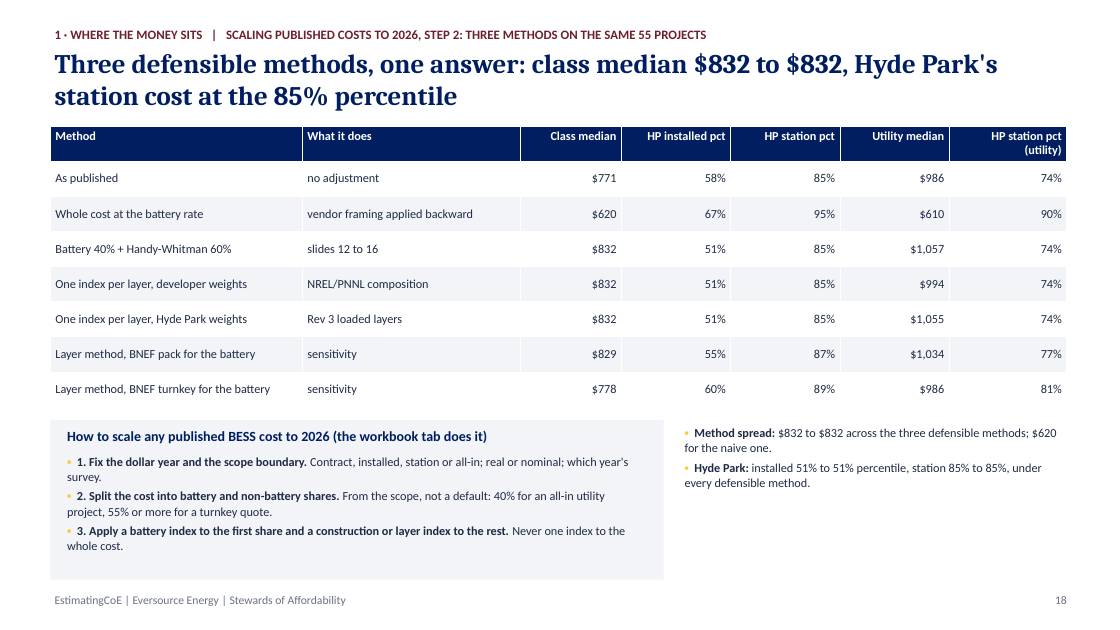
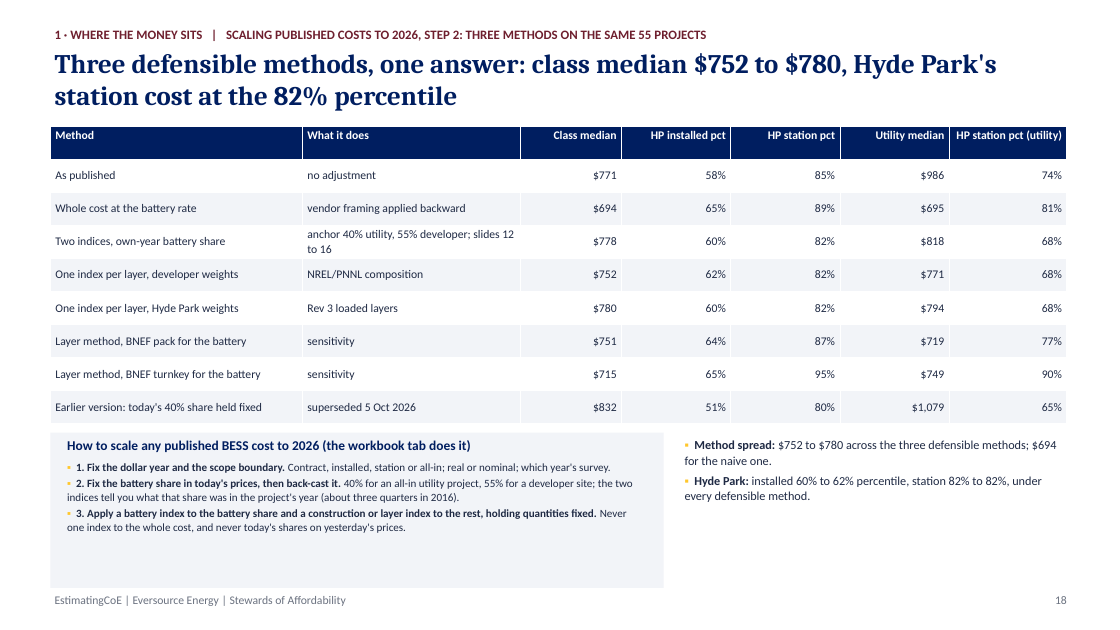
Before and after one commit to gbassaragh/BESS, a slide deck: slide 18 of Hyde Park BESS/6) Cost Analysis Deliverables/Hyde Park BESS - Cost Analysis Deck.pptx. Drawn at 1120x630 pixels with LibreOffice and Linux fonts; fonts in the diff are those of the drawing. Boxes give left, top, right and bottom in pixels: in the first picture for what was removed or moved away, otherwise in the second. Text is boxed around its words. In the diff, an @@ line names an element or a change of style, - is before the commit and + after.

```diff
--- a/Hyde Park BESS/6) Cost Analysis Deliverables/Hyde Park BESS - Cost Analysis Deck.pptx
+++ b/Hyde Park BESS/6) Cost Analysis Deliverables/Hyde Park BESS - Cost Analysis Deck.pptx
@@ text at [55, 53, 997, 111]: text changed @@
-Three defensible methods, one answer: class median $832 to $832, Hyde Park's station cost at the 85% percentile
+Three defensible methods, one answer: class median $752 to $780, Hyde Park's station cost at the 82% percentile
@@ table at [50, 126, 1067, 424] @@
-row 3: Whole cost at the battery rate | vendor framing applied backward | $620 | 67% | 95% | $610 | 90%
-row 4: Battery 40% + Handy-Whitman 60% | slides 12 to 16 | $832 | 51% | 85% | $1,057 | 74%
-row 5: One index per layer, developer weights | NREL/PNNL composition | $832 | 51% | 85% | $994 | 74%
-row 6: One index per layer, Hyde Park weights | Rev 3 loaded layers | $832 | 51% | 85% | $1,055 | 74%
-row 7: Layer method, BNEF pack for the battery | sensitivity | $829 | 55% | 87% | $1,034 | 77%
-row 8: Layer method, BNEF turnkey for the battery | sensitivity | $778 | 60% | 89% | $986 | 81%
+row 3: Whole cost at the battery rate | vendor framing applied backward | $694 | 65% | 89% | $695 | 81%
+row 4: Two indices, own-year battery share | anchor 40% utility, 55% developer; slides 12 to 16 | $778 | 60% | 82% | $818 | 68%
+row 5: One index per layer, developer weights | NREL/PNNL composition | $752 | 62% | 82% | $771 | 68%
+row 6: One index per layer, Hyde Park weights | Rev 3 loaded layers | $780 | 60% | 82% | $794 | 68%
+row 7: Layer method, BNEF pack for the battery | sensitivity | $751 | 64% | 87% | $719 | 77%
+row 8: Layer method, BNEF turnkey for the battery | sensitivity | $715 | 65% | 95% | $749 | 90%
+row 9: Earlier version: today's 40% share held fixed | superseded 5 Oct 2026 | $832 | 51% | 80% | $1,079 | 65%
@@ rectangle: place and size @@
-rectangle at [50, 420, 664, 580]
+rectangle at [50, 433, 664, 588]
@@ text "How to scale any published ...": place and size @@
-text "How to scale any published ..." at [67, 431, 488, 444]
+text "How to scale any published ..." at [67, 440, 471, 452]
@@ text "How to scale any published ..." at [67, 440, 471, 452]: size 12 to 11.5 pt @@
@@ text at [685, 440, 1057, 502]: text changed @@
-▪ Method spread: $832 to $832 across the three defensible methods; $620 for the naive one.
-▪ Hyde Park: installed 51% to 51% percentile, station 85% to 85%, under every defensible method.
+▪ Method spread: $752 to $780 across the three defensible methods; $694 for the naive one.
+▪ Hyde Park: installed 60% to 62% percentile, station 82% to 82%, under every defensible method.
@@ text at [67, 479, 632, 533]: text changed; size 10.5 to 9.5 pt; bold off @@
-▪ 2. Split the cost into battery and non-battery shares. From the scope, not a default: 40% for an all-in utility project, 55% or more for a turnkey quote.
-▪ 3. Apply a battery index to the first share and a construction or layer index to the rest. Never one index to the whole cost.
+▪ 2. Fix the battery share in today's prices, then back-cast it. 40% for an all-in utility project, 55% for a developer site; the two indices tell you what that share was in the project's year (about three quarters in 2016).
+▪ 3. Apply a battery index to the battery share and a construction or layer index to the rest, holding quantities fixed. Never one index to the whole cost, and never today's shares on yesterday's prices.
@@ text at [76, 463, 610, 473]: size 10.5 to 9.5 pt in "▪ 1. Fix the dollar year and ..."; less space between paragraphs @@
```
Also in this commit, not shown: 6 other slides changed, 22 other files.
